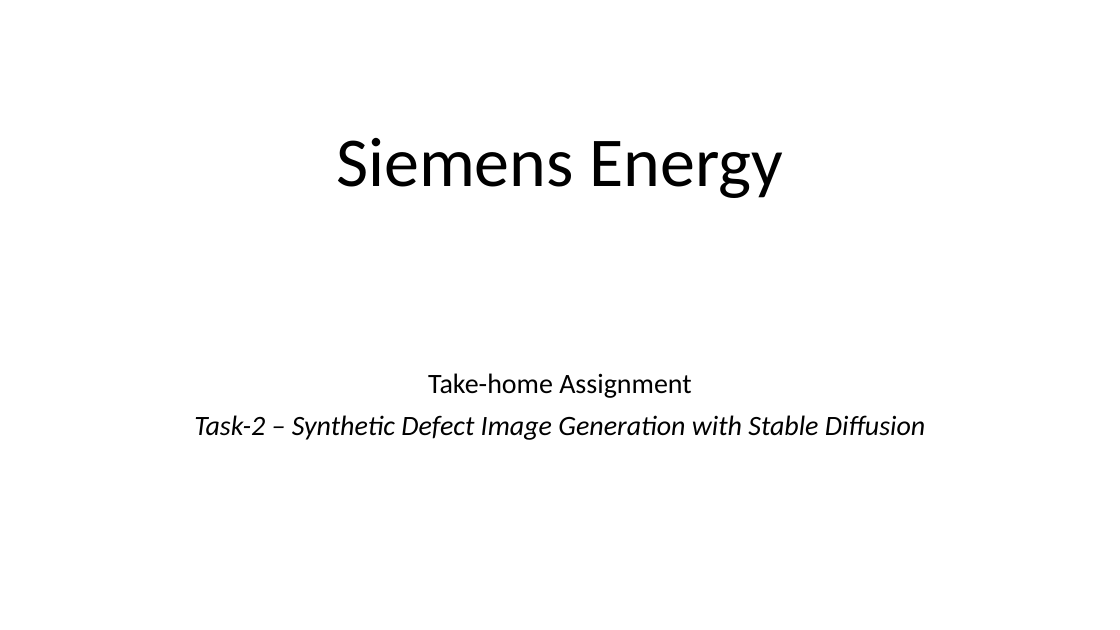
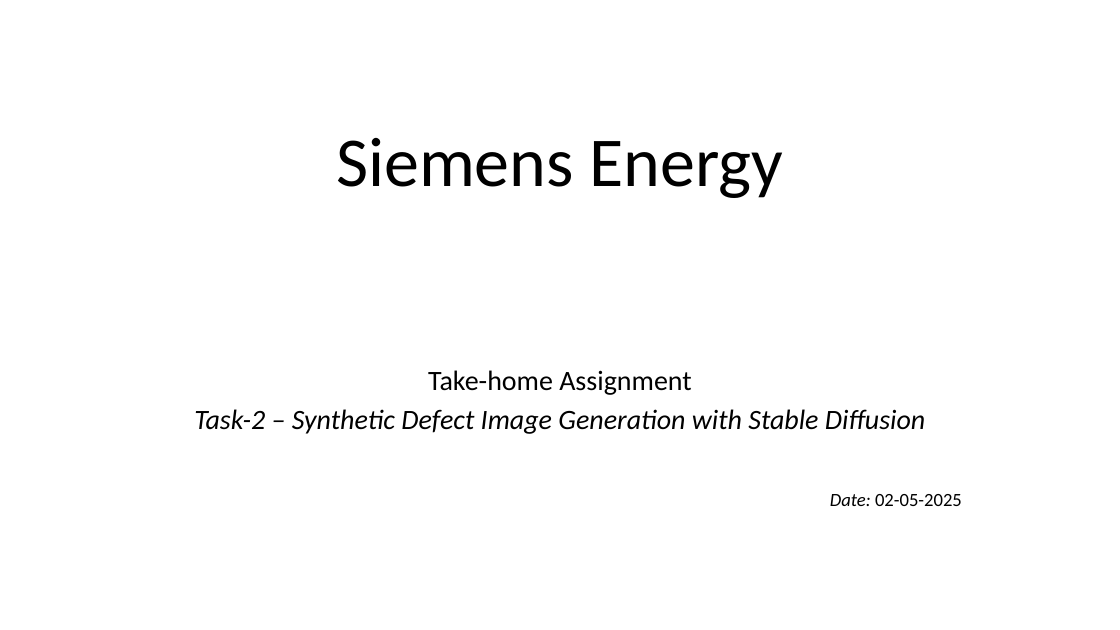
Before and after one commit to agasheaditya/siemens-rag-bot, a slide deck: slide 1 of Siemens Energy.pptx. Drawn at 1120x630 pixels with LibreOffice and Linux fonts; fonts in the diff are those of the drawing. Boxes give left, top, right and bottom in pixels: in the first picture for what was removed or moved away, otherwise in the second. Text is boxed around its words. In the diff, an @@ line names an element or a change of style, - is before the commit and + after.

```diff
--- a/Siemens Energy.pptx
+++ b/Siemens Energy.pptx
@@ subtitle at [194,370,925,434]: line spacing 0.9 to 0.8 @@
@@ subtitle at [830,494,962,506]: paragraph added @@
+Date: 02-05-2025
```
Also in this commit, not shown: 3 slides added, 1 slide removed.
